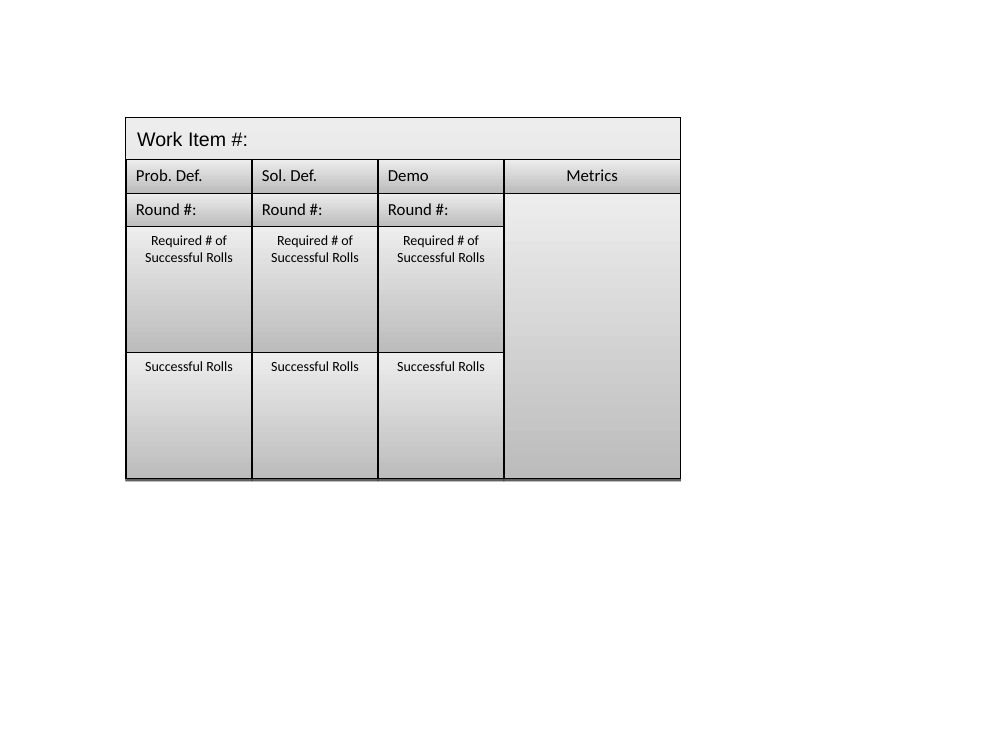
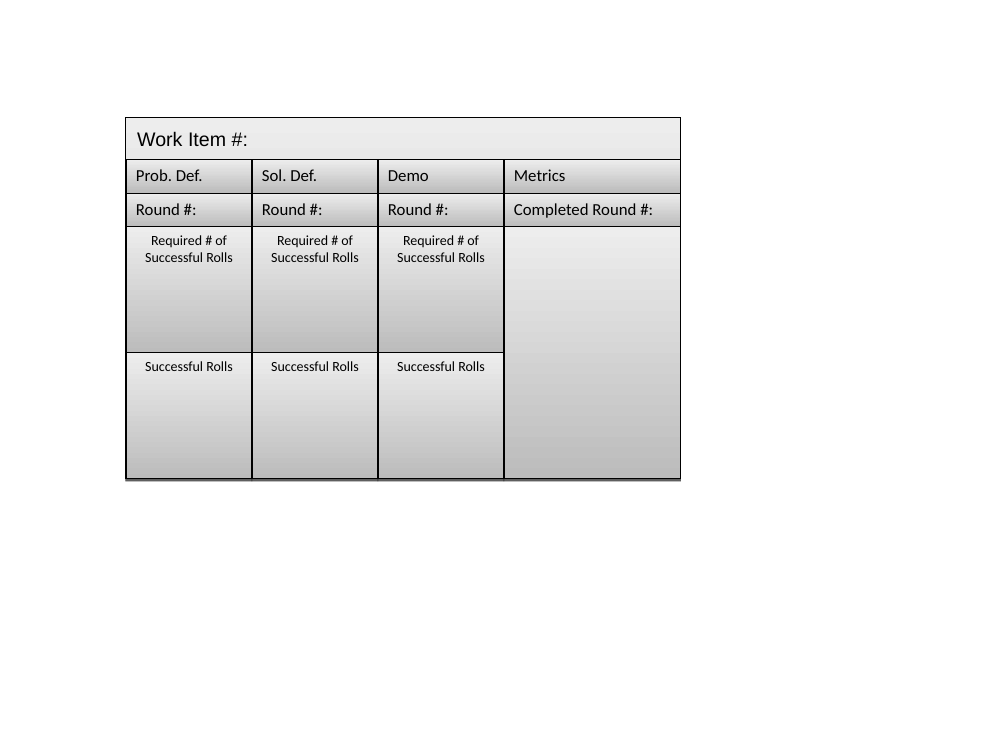
Before and after one commit to mxriverlynn/presentations-and-training, a slide deck: slide 3 of Kanban Simulation Game/Resources/Illustrations.ppt. Drawn at 1008x756 pixels with LibreOffice and Linux fonts; fonts in the diff are those of the drawing. Boxes give left, top, right and bottom in pixels: in the first picture for what was removed or moved away, otherwise in the second. Text is boxed around its words. In the diff, an @@ line names an element or a change of style, - is before the commit and + after.

```diff
--- a/Kanban Simulation Game/Resources/Illustrations.ppt
+++ b/Kanban Simulation Game/Resources/Illustrations.ppt
@@ rectangle "Metrics" at (504,159,680,193): alignment centre to left @@
@@ rectangle added at (504,194,680,227), fill gradient #BCBCBC to #EDEDED, outline #000000 0.74 pt, 12 pt, text #000000 @@
+Completed Round #:
@@ rectangle: place and size @@
-rectangle at (504,194,680,479)
+rectangle at (504,227,680,479)
```
Also in this commit, not shown: 2 other files.
